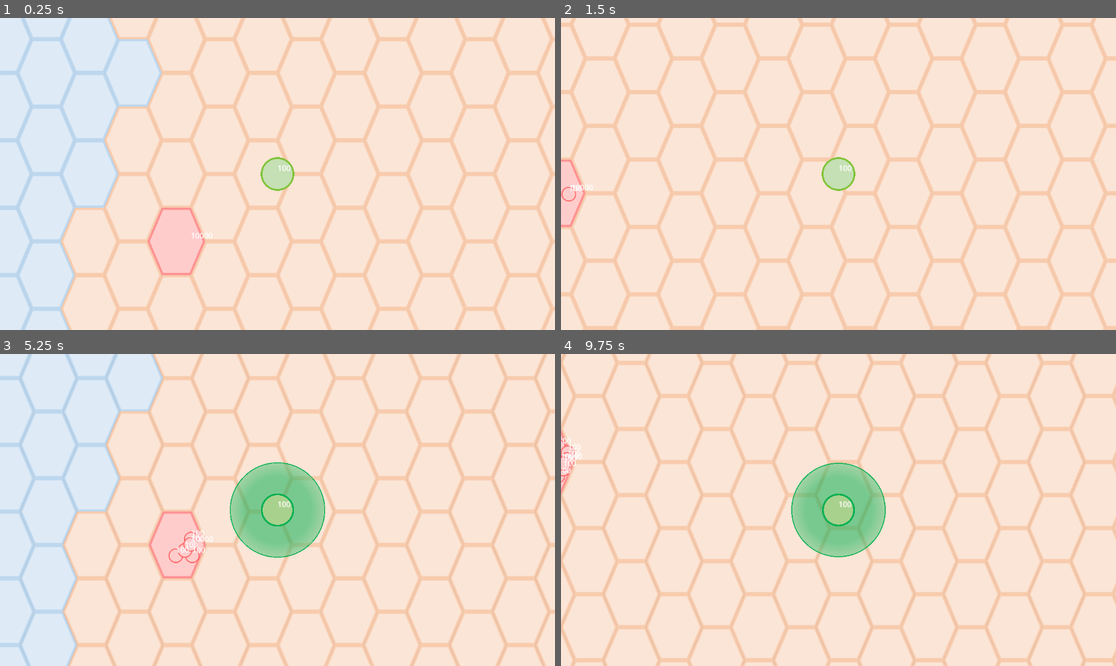
Above: before the commit, frames 1-4 (two rows, left to right).
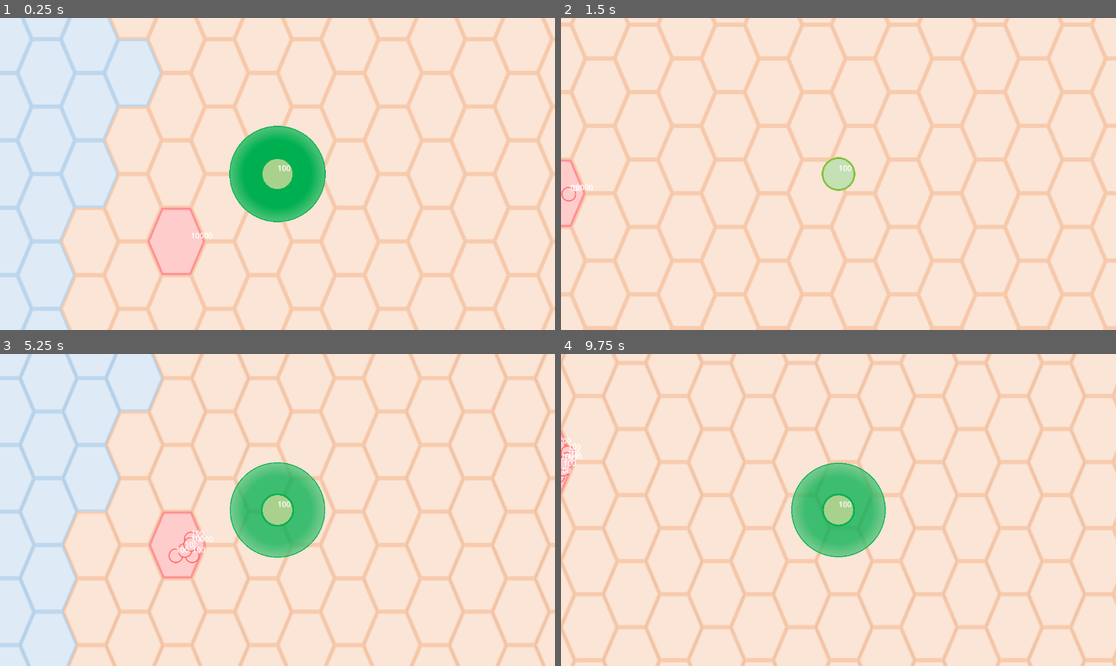
Above: after the commit, the same moments.

Repository: ThirdBlockStudios/Swarm
Game: Godot game, scene res://Scenes/Objects/world.tscn
Same seed, same stepped clock (60 frames per second), same inputs: the game is played once before the commit and once after it.
Inputs (mouse positions are in pixels of both pictures, inside the frame that each line leads up to):
- Up to frame 1 (0.25 s): no input
- Up to frame 2 (1.5 s): tap Enter at 0.5 s; move the mouse to (960, 158) at 0.52 s; press the mouse at (960, 158) at 0.53 s; hold Right (ui_right) 0.53-1.28 s; move the mouse to (727, 189) at 1.27 s; release the mouse at (727, 189) at 1.28 s; hold Down (ui_down) from 1.28 s (still down); tap Space (center_camera) at 1.35 s
- Up to frame 3 (5.25 s): move the mouse to (333, 441) at 2.02 s; release Down (ui_down) at 2.03 s; hold Right (ui_right) 2.03-2.78 s; hold Middle mouse button (pan_with_mouse) 2.03-2.78 s; move the mouse to (249, 572) at 2.77 s; hold Up (ui_up) 2.78-3.53 s; tap Shift (shift) at 2.85 s; move the mouse to (444, 556) at 3.52 s; hold Left (ui_left) 3.53-5.03 s; tap Mouse wheel down (zoom_in) at 3.6 s; move the mouse to (111, 463) at 4.27 s; tap Mouse wheel up (zoom_out) at 4.35 s; move the mouse to (305, 510) at 5.02 s; press the mouse at (305, 510) at 5.03 s; hold Down (ui_down) from 5.03 s (still down)
- Up to frame 4 (9.75 s): move the mouse to (755, 432) at 5.77 s; release Down (ui_down) at 5.78 s; release the mouse at (755, 432) at 5.78 s; hold Right (ui_right) 5.78-6.53 s; tap Space (center_camera) at 5.85 s; move the mouse to (960, 494) at 6.52 s; hold Up (ui_up) 6.53-7.28 s; hold Middle mouse button (pan_with_mouse) 6.53-7.28 s; move the mouse to (727, 525) at 7.27 s; hold Right (ui_right) 7.28-8.03 s; tap Shift (shift) at 7.35 s; move the mouse to (894, 441) at 8.02 s; hold Down (ui_down) 8.03-8.78 s; tap Mouse wheel down (zoom_in) at 8.1 s; move the mouse to (810, 572) at 8.77 s; hold Left (ui_left) 8.78-9.53 s; tap Mouse wheel up (zoom_out) at 8.85 s; move the mouse to (1005, 556) at 9.52 s; press the mouse at (1005, 556) at 9.53 s; hold Up (ui_up) from 9.53 s (still down)

The runs differ from the first frame. In frame 1, 4.2% of the frame differs, in the area x 41-59%, y 34-66%; in frame 2, nothing differs; in frame 3, 3.5%; in frame 4, 3.4%.

Commit message:
nonlinear animation duration

Diff:
--- a/Scenes/Objects/player.tscn
+++ b/Scenes/Objects/player.tscn
@@ -21,22 +21,22 @@
 [sub_resource type="SpriteFrames" id="SpriteFrames_wfams"]
 animations = [{
 "frames": [{
-"duration": 1.0,
+"duration": 1.3,
 "texture": ExtResource("6_14ptl")
 }, {
-"duration": 1.0,
+"duration": 2.0,
 "texture": ExtResource("7_3gt83")
 }, {
-"duration": 1.0,
+"duration": 1.3,
 "texture": ExtResource("8_vpkpp")
 }, {
-"duration": 1.0,
+"duration": 0.7,
 "texture": ExtResource("9_hqg7m")
 }, {
-"duration": 1.0,
+"duration": 0.7,
 "texture": ExtResource("10_nk26n")
 }, {
-"duration": 1.0,
+"duration": 0.5,
 "texture": ExtResource("11_qxhk8")
 }],
 "loop": false,
@@ -55,7 +55,7 @@
 "speed": 5.0
 }, {
 "frames": [{
-"duration": 1.0,
+"duration": 1.3,
 "texture": ExtResource("22_vhbag")
 }],
 "loop": false,
@@ -83,7 +83,7 @@
 [node name="AnimatedSprite2D" type="AnimatedSprite2D" parent="."]
 scale = Vector2(0.05, 0.05)
 sprite_frames = SubResource("SpriteFrames_wfams")
-animation = &"Static"
+animation = &"Attack"
 
 [node name="HealthComponent" parent="." instance=ExtResource("7_28yue")]
 
